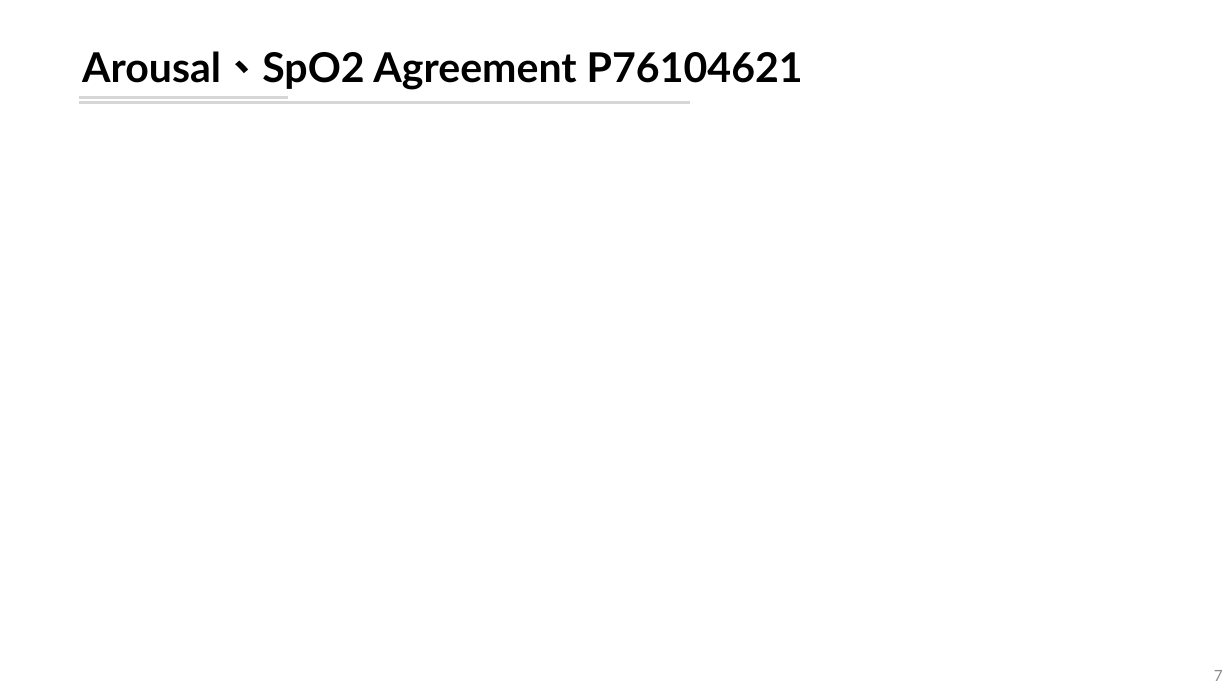
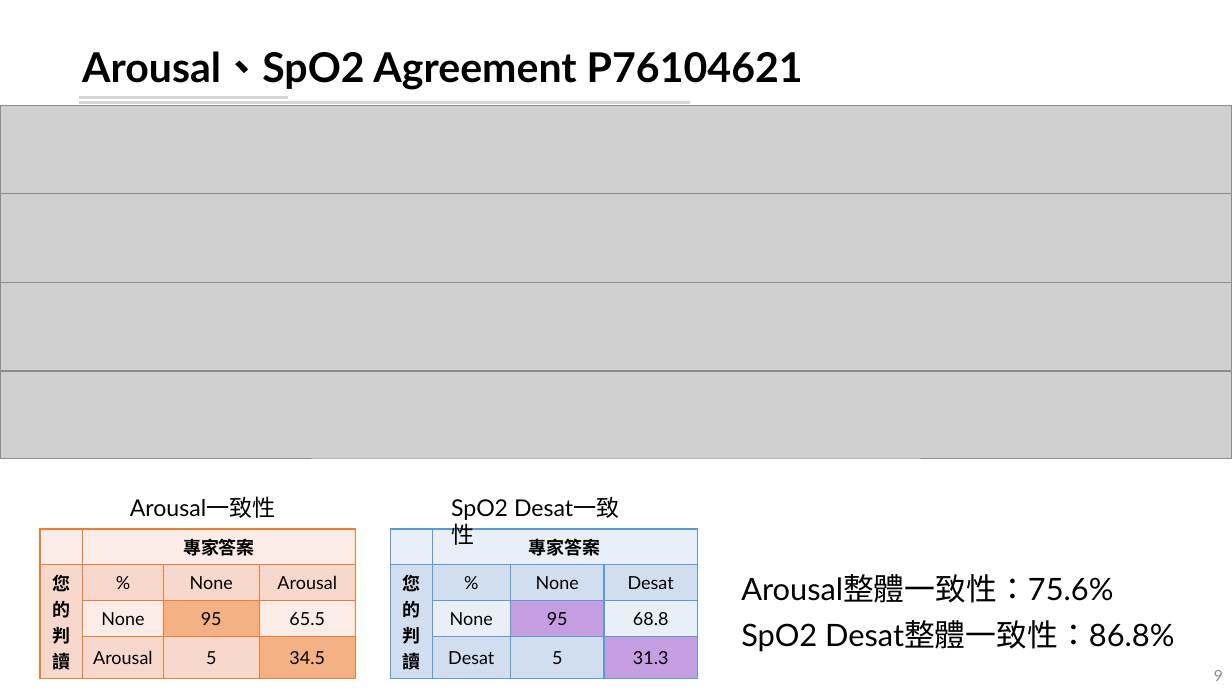
Before and after one commit to leooel97895750/sleepWorkShop, a slide deck: slide 9 of 碩一睡眠工作坊.pptx (slide 7 before the commit). Drawn at 1232x693 pixels with LibreOffice and Linux fonts; fonts in the diff are those of the drawing; grey boxes stand for pictures. Boxes give left, top, right and bottom in pixels: in the first picture for what was removed or moved away, otherwise in the second. Text is boxed around its words. In the diff, an @@ line names an element or a change of style, - is before the commit and + after.

```diff
--- a/碩一睡眠工作坊.pptx
+++ b/碩一睡眠工作坊.pptx
@@ picture added at (0,105,1232,193) @@
@@ picture added at (0,194,1232,282) @@
@@ picture added at (0,283,1232,371) @@
@@ picture added at (0,372,1232,458) @@
@@ text added at (130,496,276,518), 18 pt, text #000000 @@
+Arousal一致性
@@ text added at (451,499,508,520), 18 pt, text #000000 @@
+SpO2 Desat一致性
@@ table added at (40,530,355,678), 4 rows, 4 columns @@
+ | 專家答案 |  | 
+您的判讀 | % | None | Arousal
+ | None | 95 | 65.5
+ | Arousal | 5 | 34.5
@@ table added at (391,530,698,678), 4 rows, 4 columns @@
+ | 專家答案 |  | 
+您的判讀 | % | None | Desat
+ | None | 95 | 68.8
+ | Desat | 5 | 31.3
@@ text added at (741,574,1174,652), 24 pt, text #000000 @@
+Arousal整體一致性：75.6%
+SpO2 Desat整體一致性：86.8%
@@ page number at (1214,670,1223,681): text changed @@
-7
+9
```
Also in this commit, not shown: 9 slides added, 20 other files.
